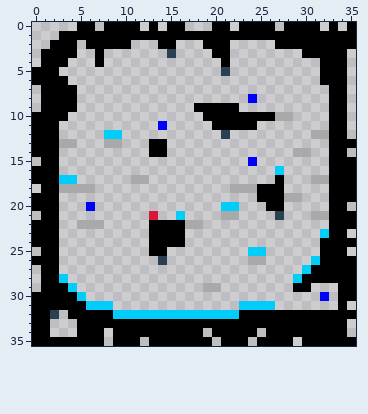
Edited in one commit: pixel-art sprite (AridArnold/Content/Campaigns/MainCampaign/Levels/0303.png). This is how it looked before the edit.
The file is 36x36 pixels. Colours within 5 levels of each other are drawn and written as one.
The same view after the edit:
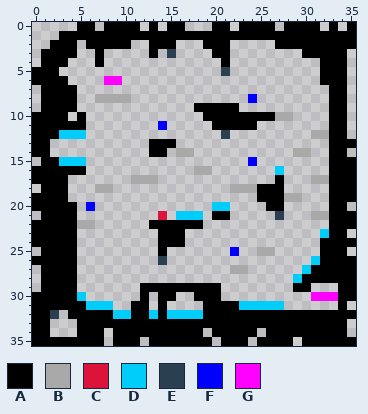
Palette (. is transparent): A #000000  B #a9a9a9  C #dc143c  D #00cdf9  E #2a3f50  F #0000ff  G #fe00fe
From old to new:
@@ x 0..35 @@
  1 ...AAAAAAAAAAAAAAAAAAAAAAAAAAAAAAAAA
- 2 ..AAA.AAAAA...AA...AAA.....AAAAAAAAA
- 3 .AAAA..A.......E....AA........AAAAA.
+ 2 ..AAA.AAAAA..AAA...AAA.....AAAAAAAAA
+ 3 .AAAA..A.....A.E....AA........AAAAA.
  4 .AAA...A.............A..........AAA.
  5 AAA..................E..........AAA.
- 6 AAAA............................AAA.
+ 6 AAAA....GG......................AAA.
  7 .AAAA............................AA.
- 8 .AAAA...................F........AA.
+ 8 .AAAA..BBBB.............F........AA.
  9 .AAAA.............AAAAA..........AA.
-10 AAAA...............AAAAAAAABB....AA.
-11 AAA...........F.....AAAAA........AA.
-12 AAA.....DD...........E.........BBAA.
-13 AAABB...BB...AA..................AAA
-14 AAA..........AA..............BB..AA.
-15 .AA.....................F........AAA
-16 AAA........................D.....AAA
-17 AAADD......BB..............A...BBAAA
-18 .AABBBB...............BBBAAA.....AAA
-19 AAA......................AAABB...AAA
-20 AAA...F..............DD...AA.....AA.
-21 .AA..........C..D....BB....E...BBAAA
-22 AAA..BBB.....AAAABB..............AAA
-23 AAA..........AAAA...............DAA.
-24 AAA..........AAAA...............AAAA
-25 .AA..........AA.........DD......AAA.
-26 AAA...........E.........BB.....DAAAA
-27 .AA...........................DAAAAA
-28 .AAD.........................DAAAAAA
-29 .AAAD..............BB........AA...AA
-30 AAAAAD..........................F.AA
-31 AAAAAADDD..............DDDD.......A.
-32 AAE.AAAAADDDDDDDDDDDDDDAAAAAAAAAAAAA
+10 AAAA.A.............AAAAAAAABB....AA.
+11 AAAAAA........F.....AAAAA........AA.
+12 AAADDD...............E.........BBAA.
+13 AA...........AAA.................AAA
+14 AA...........AA.BB...........BB..AA.
+15 .AADDD..................F........AAA
+16 AAAAAA............BB.......D.....AAA
+17 AAAA.......BBB.............A...BBAAA
+18 .AAA...BB.............BBBAAA.....AAA
+19 AAAA.....................AAABB...AAA
+20 AAAAA.F.............DD....AA.....AA.
+21 .AAAA.........C.DDD.AA.....E...BBAAA
+22 AAAAABB......AAAAAA..............AAA
+23 AAAAA.........AAA...............DAA.
+24 AAAAA.........AAA...............AAAA
+25 .AAAA.........A.......F..BB.....AAA.
+26 AAAAA.........E................DAAAA
+27 .AAAA.................BB......DAAAAA
+28 .AAAA........................DAAAAAA
+29 .AAAA.......AAAAAAAAA........AA...AA
+30 AAAAAD......A.AA..AAA..........GGGAA
+31 AAAAAADDD..AA.A....AAAADDDDD......A.
+32 AAE.AAAAADDAADADDDDAAAAAAAAAAAAAAAAA
 33 AA...AAAAAAAAAAAAAAAAAAAAAAAAAAAAAA.
Changed places in both pictures, as pixel boxes (x1, y1, x2, y2):
changed: (50, 40, 275, 319)
changed: (275, 292, 338, 310)
